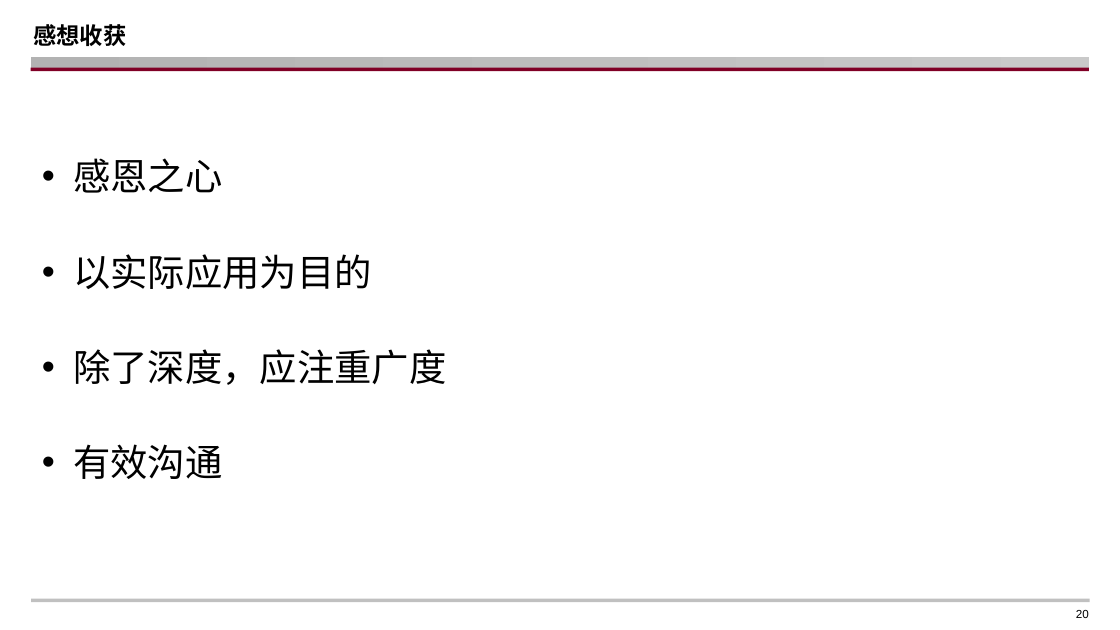
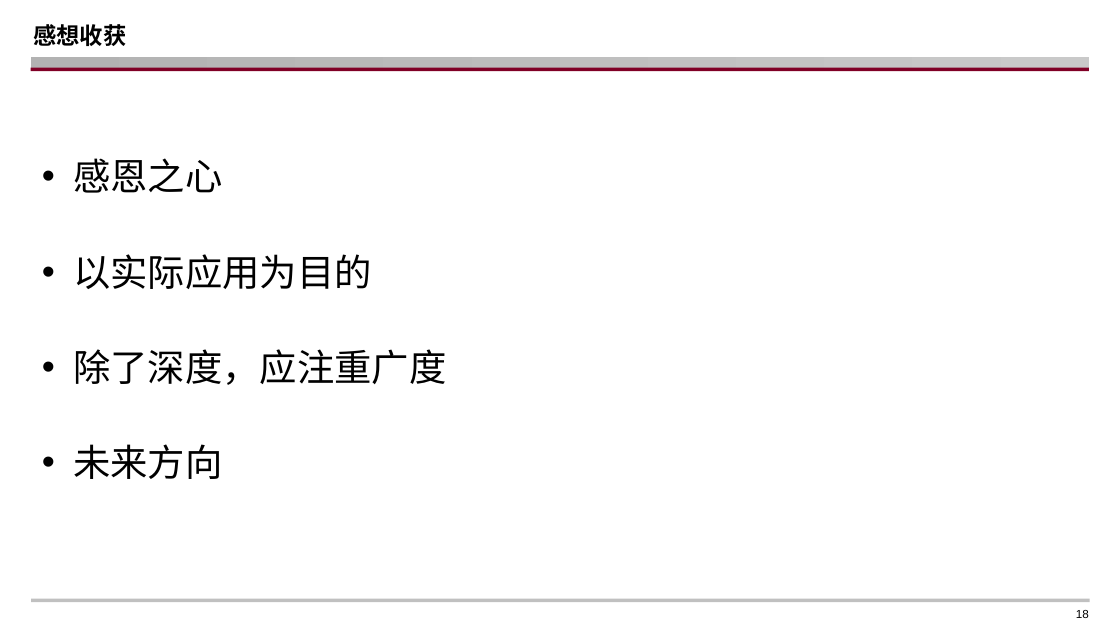
Before and after one commit to WSpie/Tour_plan_Flask, a slide deck: slide 18 of Internship_presentation_LipaiHuang.pptx (slide 20 before the commit). Drawn at 1120x630 pixels with LibreOffice and Linux fonts; fonts in the diff are those of the drawing; background and template pictures are left out. Boxes give left, top, right and bottom in pixels: in the first picture for what was removed or moved away, otherwise in the second. Text is boxed around its words. In the diff, an @@ line names an element or a change of style, - is before the commit and + after.

```diff
--- a/Internship_presentation_LipaiHuang.pptx
+++ b/Internship_presentation_LipaiHuang.pptx
@@ text at (73, 444, 222, 479): text changed @@
-• 有效沟通
+• 未来方向
@@ page number at (1076, 610, 1089, 618): text changed @@
-20
+18
```
Also in this commit, not shown: 7 other slides changed, 1 slide added, 3 slides removed.
